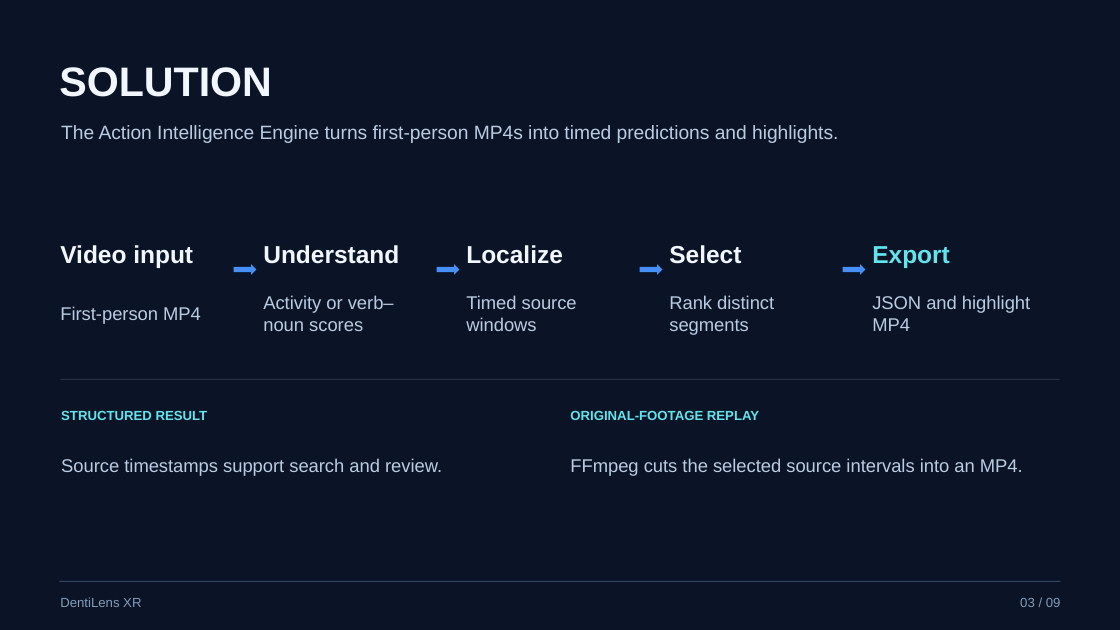
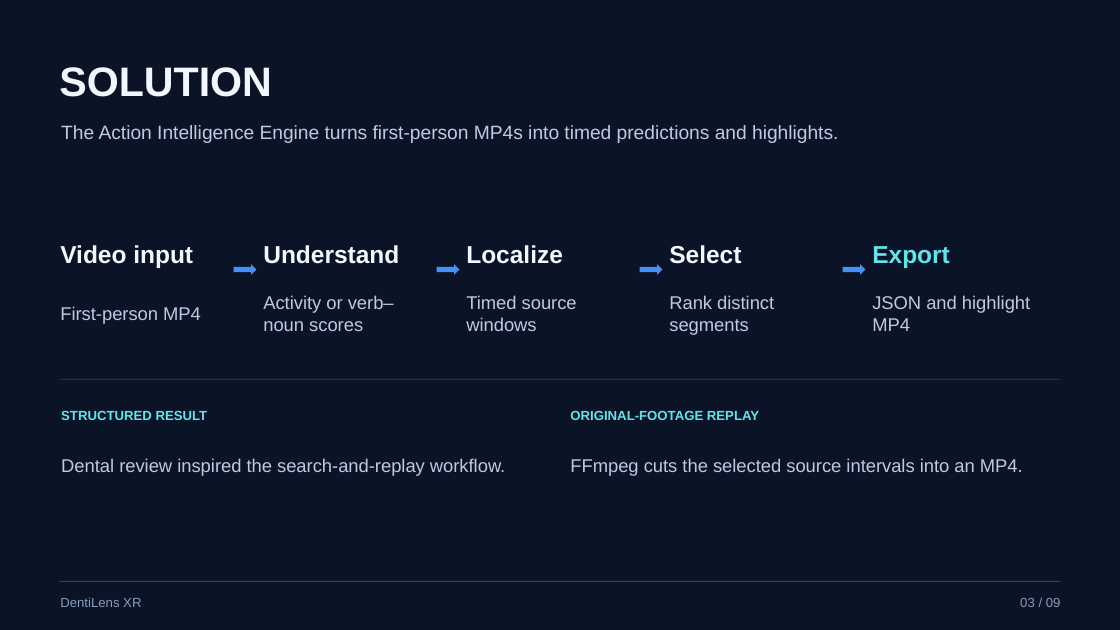
Before and after one commit to ArhamChoudhary-ui/DentiLens, a slide deck: slide 3 of submission/Rajasthani/VelloreInstituteofTechnology_Rajasthani.pptx. Drawn at 1120x630 pixels with LibreOffice and Linux fonts; fonts in the diff are those of the drawing. Boxes give left, top, right and bottom in pixels: in the first picture for what was removed or moved away, otherwise in the second. Text is boxed around its words. In the diff, an @@ line names an element or a change of style, - is before the commit and + after.

```diff
--- a/submission/Rajasthani/VelloreInstituteofTechnology_Rajasthani.pptx
+++ b/submission/Rajasthani/VelloreInstituteofTechnology_Rajasthani.pptx
@@ text at (61, 458, 505, 476): text changed @@
-Source timestamps support search and review.
+Dental review inspired the search-and-replay workflow.
```
Also in this commit, not shown: 2 other slides changed, 4 other files.
